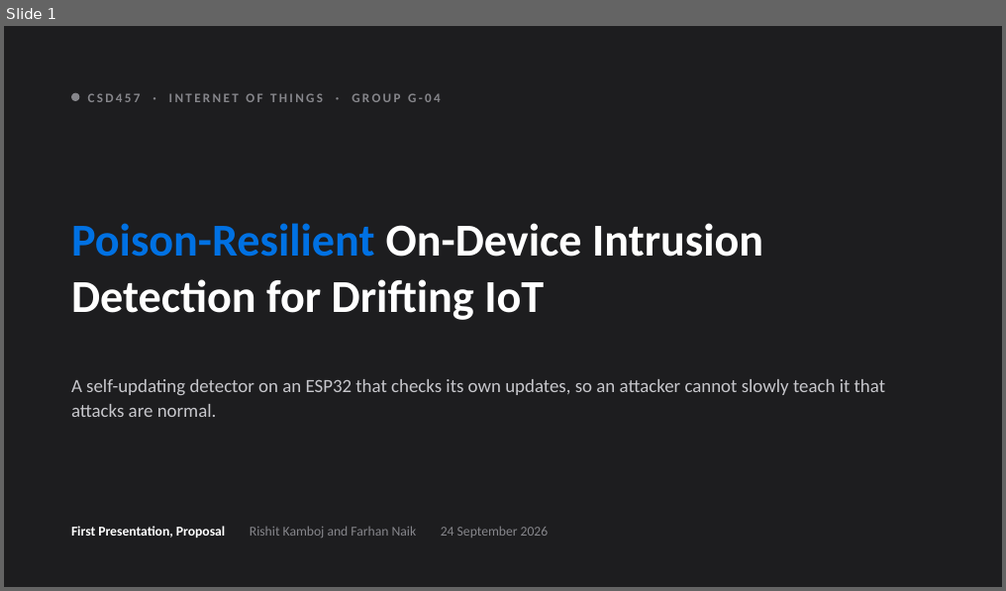
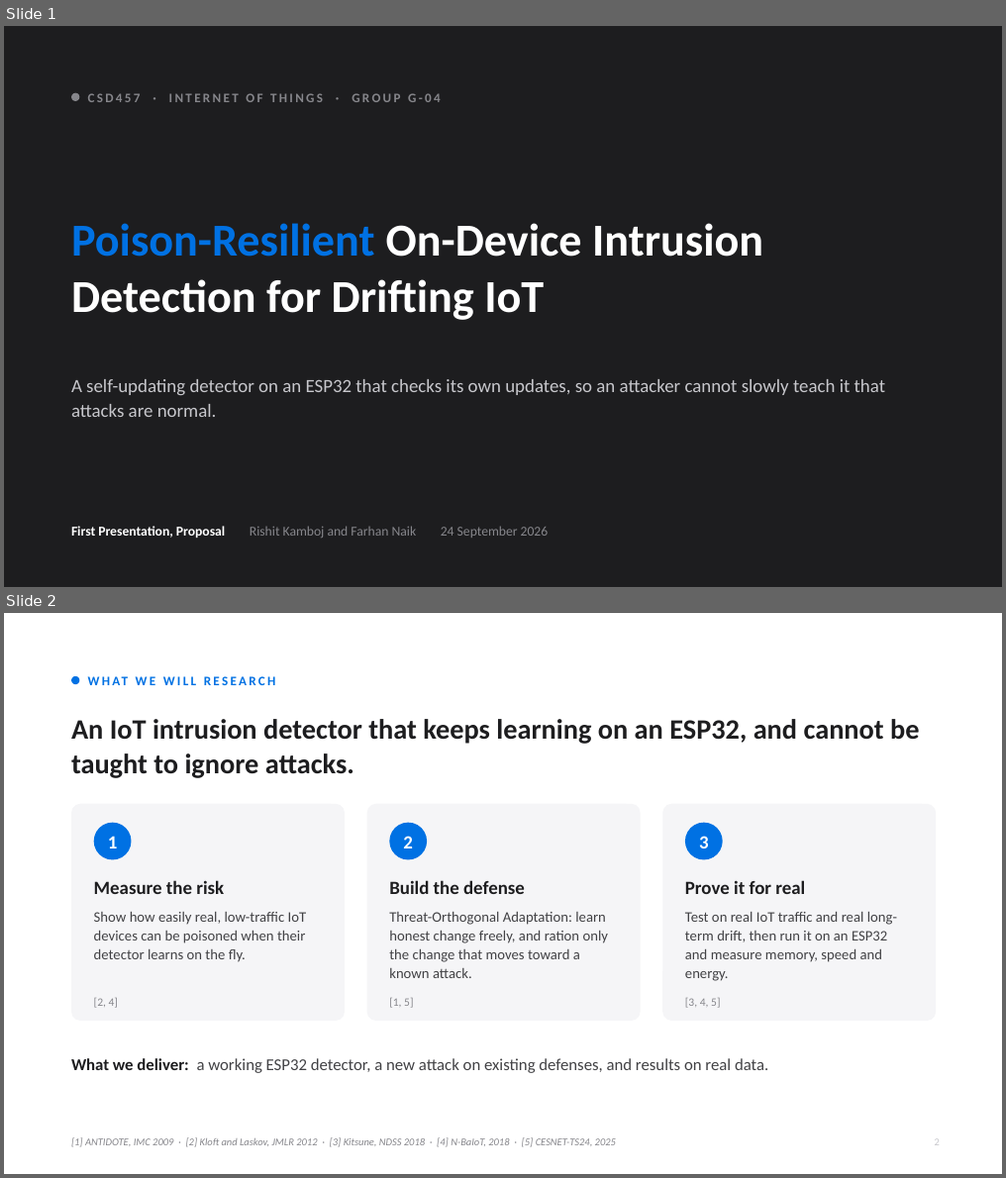
Before and after one commit to IOT-snu/brainstorming, a slide deck: CSD457_First_Presentation.pptx. Shown one above the other, each under a label of ours: slide 1 before the commit, slides 1 and 2 after it. The pictures are 1006x591 and 1006x1178 pixels, drawn with LibreOffice and Linux fonts; fonts in the diff are those of the drawing. Boxes give left, top, right and bottom in pixels: in the first picture for what was removed or moved away, otherwise in the second. Text is boxed around its words. In the diff, an @@ line names an element or a change of style, - is before the commit and + after.

Commit message:
Lead with the research plan and cite only the 5 core papers
Deck: new slide 2 states exactly what we will research (measure the risk,
build the defense, prove it on real data and an ESP32) before any detail.
Every claim is tied to one of five papers: ANTIDOTE (IMC 2009), Kloft and
Laskov (JMLR 2012), Kitsune (NDSS 2018), N-BaIoT (2018), CESNET-TS24 (2025).
Claims without a source among these were removed.

Proposal rewritten around Threat-Orthogonal Adaptation with the same
structure, the five references, the simulation result, and honest limits.

```diff
--- a/CSD457_First_Presentation.pptx
+++ b/CSD457_First_Presentation.pptx
@@ slide 2 added at box(4, 613, 1002, 1174), background #FFFFFF @@
@@ ellipse added at box(71, 676, 79, 684), fill #0071E3 @@
@@ text added at box(71, 719, 919, 778), 27 pt, text #1D1D1F, bold @@
+An IoT intrusion detector that keeps learning on an ESP32, and cannot be taught to ignore attacks.
@@ rounded rectangle added at box(71, 804, 345, 1021), fill #F5F5F7 @@
@@ rounded rectangle added at box(367, 804, 641, 1021), fill #F5F5F7 @@
@@ rounded rectangle added at box(662, 804, 936, 1021), fill #F5F5F7 @@
@@ ellipse added at box(94, 823, 132, 861), fill #0071E3, 18 pt, text #FFFFFF, bold @@
+1
@@ ellipse added at box(389, 823, 427, 861), fill #0071E3, 18 pt, text #FFFFFF, bold @@
+2
@@ ellipse added at box(685, 823, 723, 861), fill #0071E3, 18 pt, text #FFFFFF, bold @@
+3
@@ text added at box(94, 880, 224, 894), 18 pt, text #1D1D1F, bold @@
+Measure the risk
@@ text added at box(389, 880, 525, 894), 18 pt, text #1D1D1F, bold @@
+Build the defense
@@ text added at box(685, 880, 805, 894), 18 pt, text #1D1D1F, bold @@
+Prove it for real
@@ text added at box(94, 912, 307, 962), 14 pt, text #424245 @@
+Show how easily real, low-traffic IoT devices can be poisoned when their detector learns on the fly.
@@ text added at box(389, 912, 608, 978), 14 pt, text #424245 @@
+Threat-Orthogonal Adaptation: learn honest change freely, and ration only the change that moves toward a known attack.
@@ text added at box(685, 912, 897, 981), 14 pt, text #424245 @@
+Test on real IoT traffic and real long-term drift, then run it on an ESP32 and measure memory, speed and energy.
@@ text added at box(94, 998, 118, 1008), 11 pt, text #86868B @@
+[2, 4]
@@ text added at box(389, 998, 413, 1008), 11 pt, text #86868B @@
+[1, 5]
@@ text added at box(685, 998, 720, 1008), 11 pt, text #86868B @@
+[3, 4, 5]
@@ text added at box(71, 1059, 134, 1070), 12.5 pt, text #0071E3, bold @@
+WHAT WE WILL RESEARCH
@@ text added at box(137, 1059, 768, 1073), 16 pt, text #424245 @@
+What we deliver: a working ESP32 detector, a new attack on existing defenses, and results on real data.
@@ text added at box(71, 1138, 616, 1148), 10 pt, text #86868B, italic @@
+[1] ANTIDOTE, IMC 2009 · [2] Kloft and Laskov, JMLR 2012 · [3] Kitsune, NDSS 2018 · [4] N-BaIoT, 2018 · [5] CESNET-TS24, 2025
@@ text added at box(935, 1139, 940, 1146), 10 pt, text #C7C7CC @@
+2
```
Also in this commit, not shown: 10 slides changed, 1 other file.
